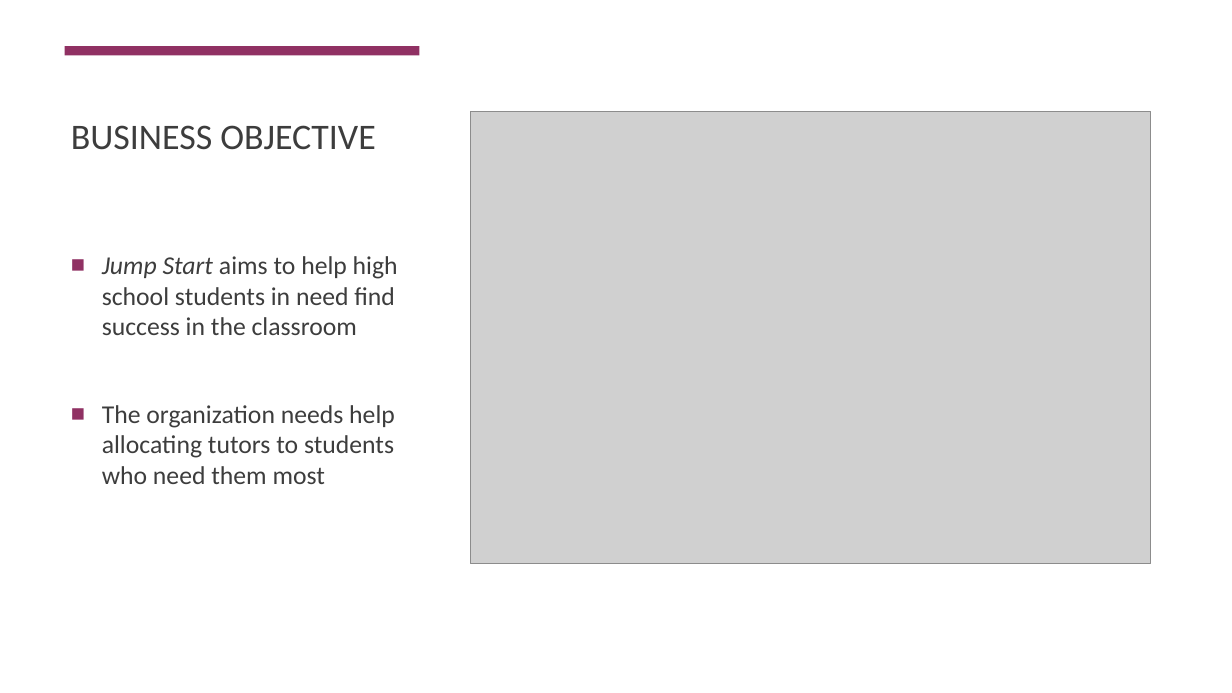
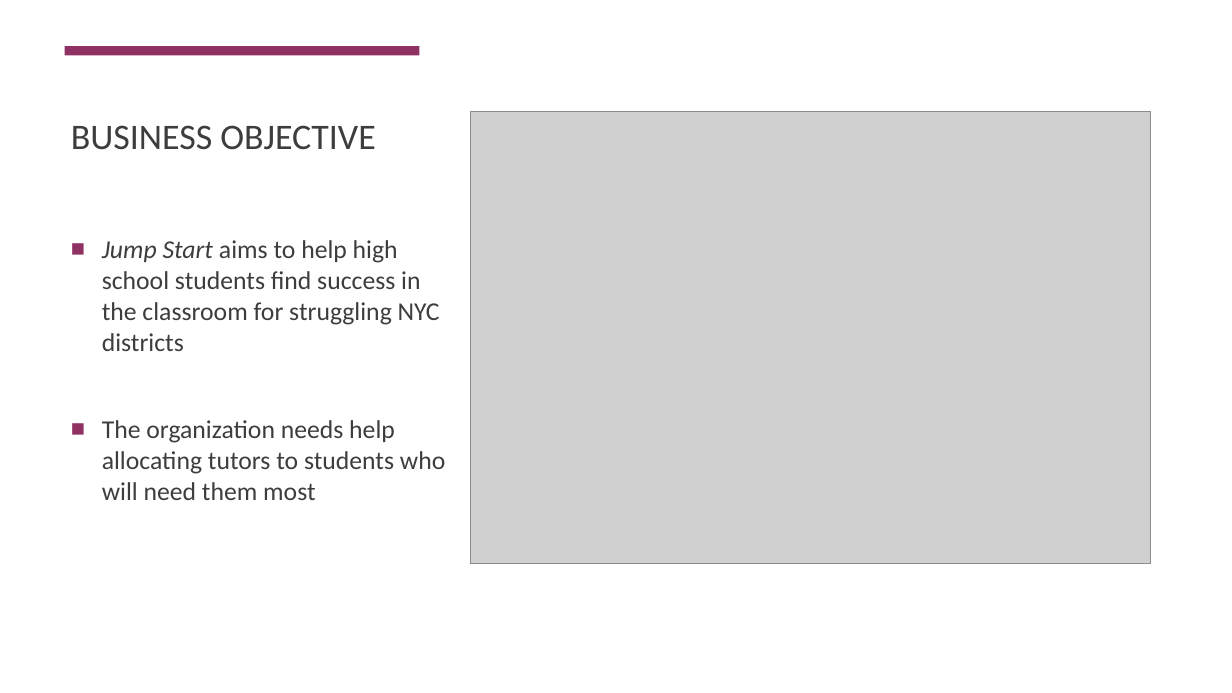
Before and after one commit to sabinabains/dsc-phase-3-project, a slide deck: slide 2 of dsc-phase-3-project-presentation 3.28.pptx. Drawn at 1232x693 pixels with LibreOffice and Linux fonts; fonts in the diff are those of the drawing; grey boxes stand for pictures. Boxes give left, top, right and bottom in pixels: in the first picture for what was removed or moved away, otherwise in the second. Text is boxed around its words. In the diff, an @@ line names an element or a change of style, - is before the commit and + after.

```diff
--- a/dsc-phase-3-project-presentation 3.28.pptx
+++ b/dsc-phase-3-project-presentation 3.28.pptx
@@ text at box(102, 240, 445, 500): text changed @@
-■ Jump Start aims to help high school students in need find success in the classroom
-■ The organization needs help allocating tutors to students who need them most
+■ Jump Start aims to help high school students find success in the classroom for struggling NYC districts
+■ The organization needs help allocating tutors to students who will need them most
```
Also in this commit, not shown: 5 other slides changed, 3 slides added, 2 other files.
